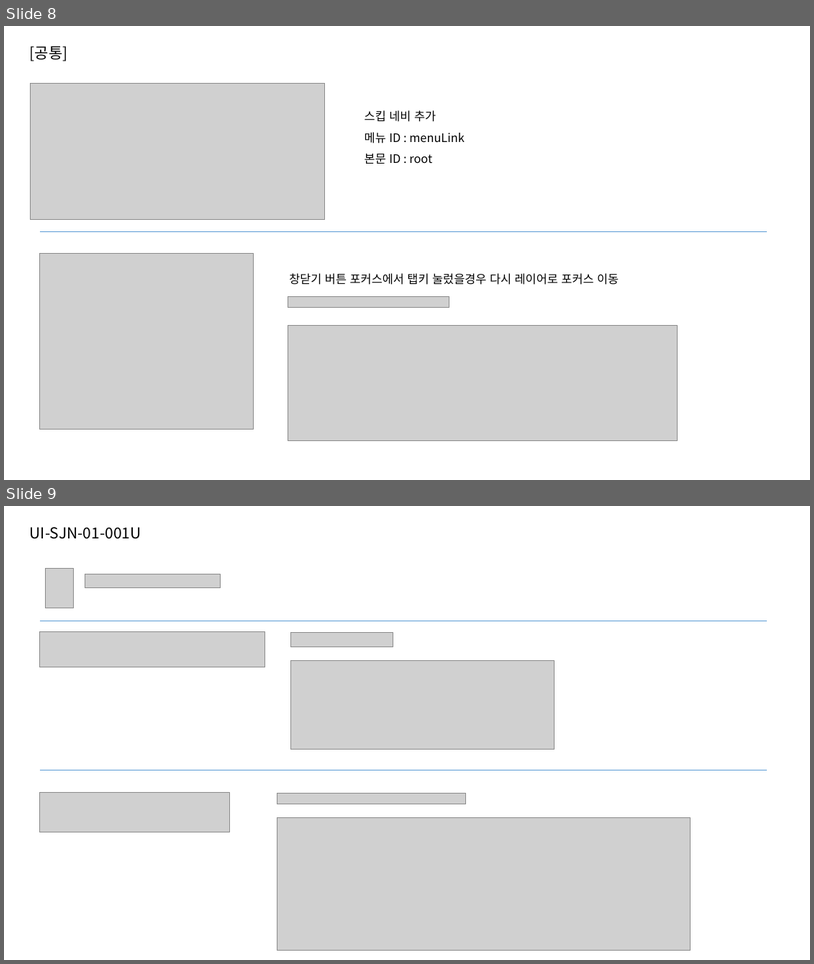
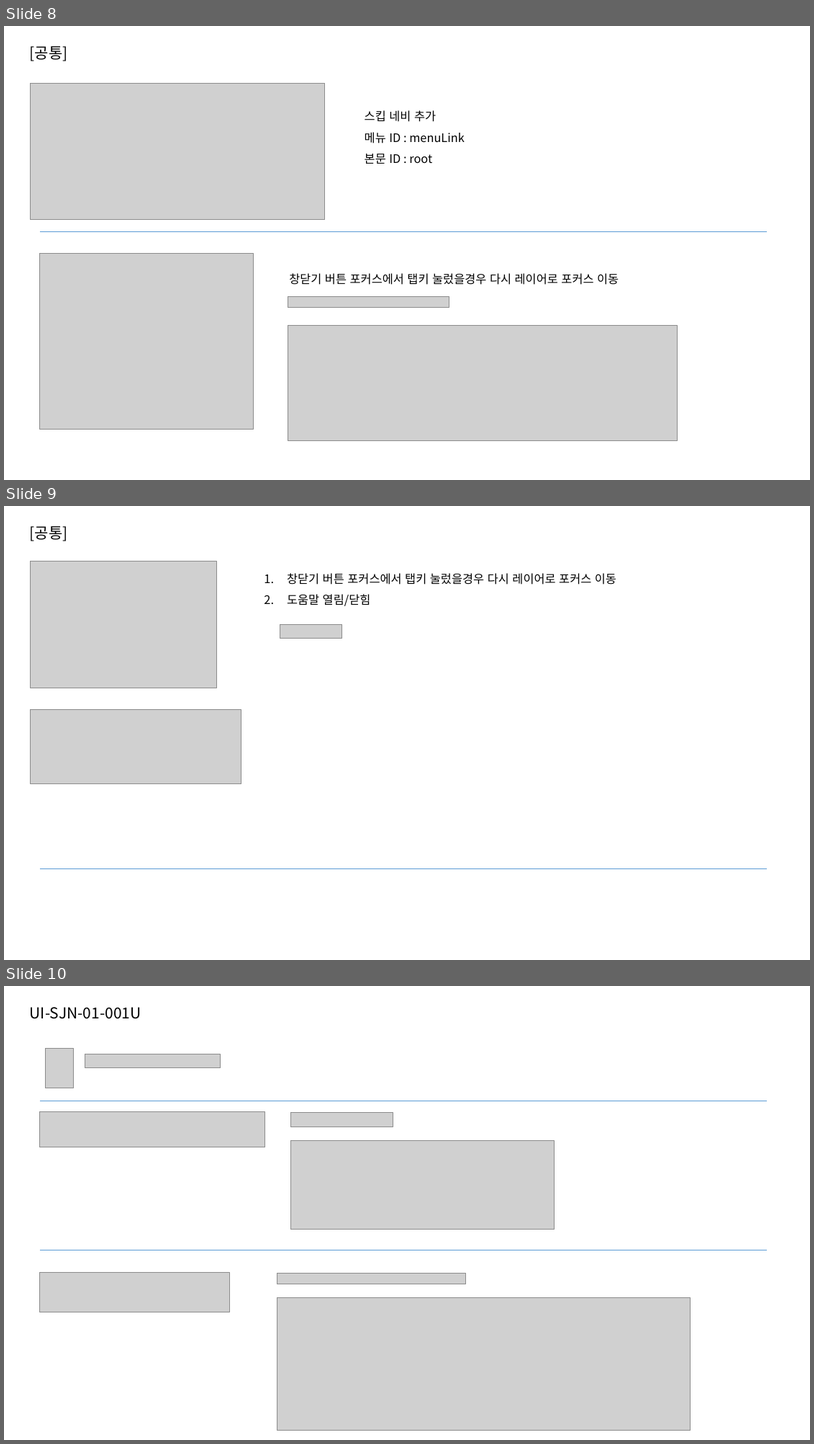
Before and after one commit to jeoungGyy/sejong, a slide deck: ppt/웹접근성 관련.pptx. Shown one above the other, each under a label of ours: slides 8 and 9 before the commit, slides 8, 9 and 10 after it. The pictures are 814x964 and 814x1444 pixels, drawn with LibreOffice and Linux fonts; fonts in the diff are those of the drawing; grey boxes stand for pictures. Boxes give left, top, right and bottom in pixels: in the first picture for what was removed or moved away, otherwise in the second. Text is boxed around its words. In the diff, an @@ line names an element or a change of style, - is before the commit and + after.

```diff
--- a/ppt/웹접근성 관련.pptx
+++ b/ppt/웹접근성 관련.pptx
@@ slide 9 added at (4,506,810,960), background #FFFFFF @@
@@ text added at (30,526,68,541), 18 pt, text #000000 @@
+[공통]
@@ picture added at (31,561,217,687) @@
@@ text added at (287,573,617,606), 14 pt, text #000000 @@
+1. 창닫기 버튼 포커스에서 탭키 눌렀을경우 다시 레이어로 포커스 이동
+2. 도움말 열림/닫힘
@@ picture added at (280,625,342,638) @@
@@ picture added at (31,709,241,784) @@
@@ line added from (40, 868) to (767, 868), #5B9BD5 0.5 pt @@
@@ what was slide 9 is now slide 10 @@
```
Also in this commit, not shown: 2 other slides added, 2 slides removed, 8 other files.
